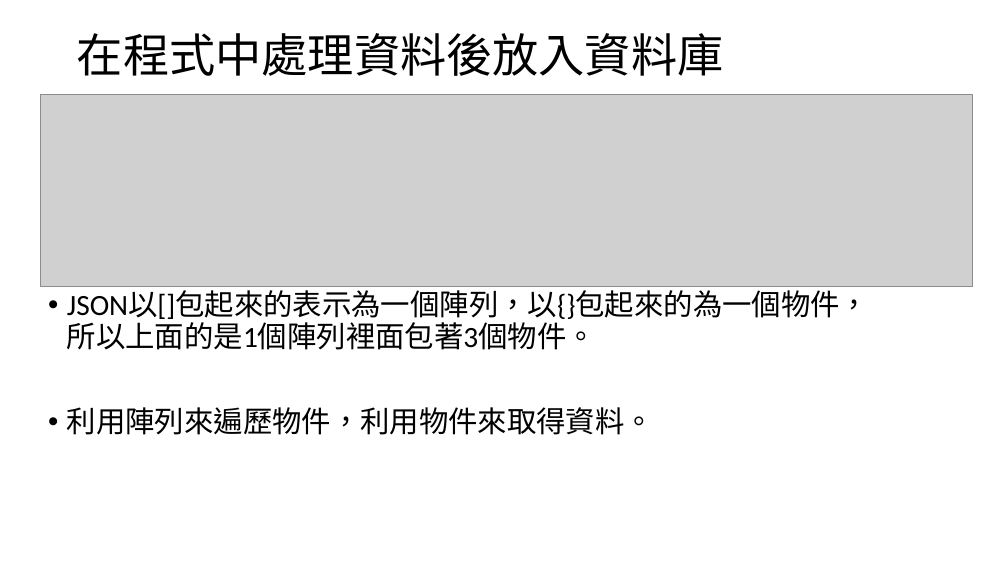
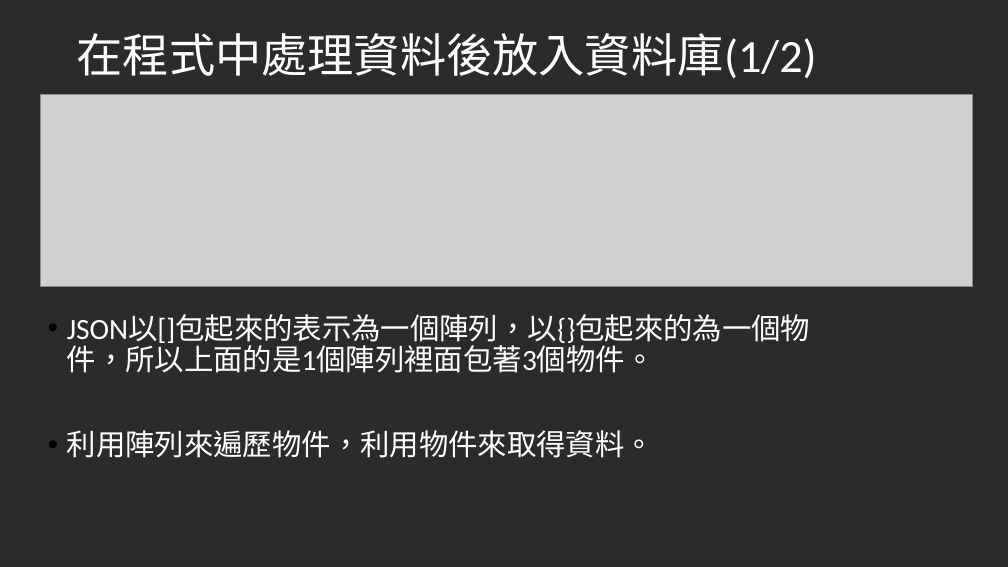
Before and after one commit to Hoxton019030/Columbrium, a slide deck: slide 4 of 新竹縣公私立【納骨塔】清冊資料庫.pptx. Drawn at 1008x567 pixels with LibreOffice and Linux fonts; fonts in the diff are those of the drawing; grey boxes stand for pictures; background and template pictures are left out; a plain dark background stands for a picture behind light text. Boxes give left, top, right and bottom in pixels: in the first picture for what was removed or moved away, otherwise in the second. Text is boxed around its words. In the diff, an @@ line names an element or a change of style, - is before the commit and + after.

```diff
--- a/新竹縣公私立【納骨塔】清冊資料庫.pptx
+++ b/新竹縣公私立【納骨塔】清冊資料庫.pptx
@@ background #FFFFFF to picture (left out) @@
@@ text at box(77, 33, 817, 78): text changed; text colour #000000 to #FFFFFF @@
-在程式中處理資料後放入資料庫
+在程式中處理資料後放入資料庫(1/2)
@@ text "JSON以[]包起來的表示為一個陣列，以{}包起來的為一個物件，所以上面的是1個陣列裡面包著3個物件。": place and size @@
-text "JSON以[]包起來的表示為一個陣列，以{}包起來的為一個物件，所以上面的是1個陣列裡面包著3個物件。" at box(67, 291, 869, 435)
+text "JSON以[]包起來的表示為一個陣列，以{}包起來的為一個物件，所以上面的是1個陣列裡面包著3個物件。" at box(67, 314, 811, 458)
@@ text "JSON以[]包起來的表示為一個陣列，以{}包起來的為一個物件，所以上面的是1個陣列裡面包著3個物件。" at box(67, 314, 811, 458): text colour #000000 to #FFFFFF @@
```
Also in this commit, not shown: 9 other slides changed, 2 slides added, 3 slides removed, 15 other files.
